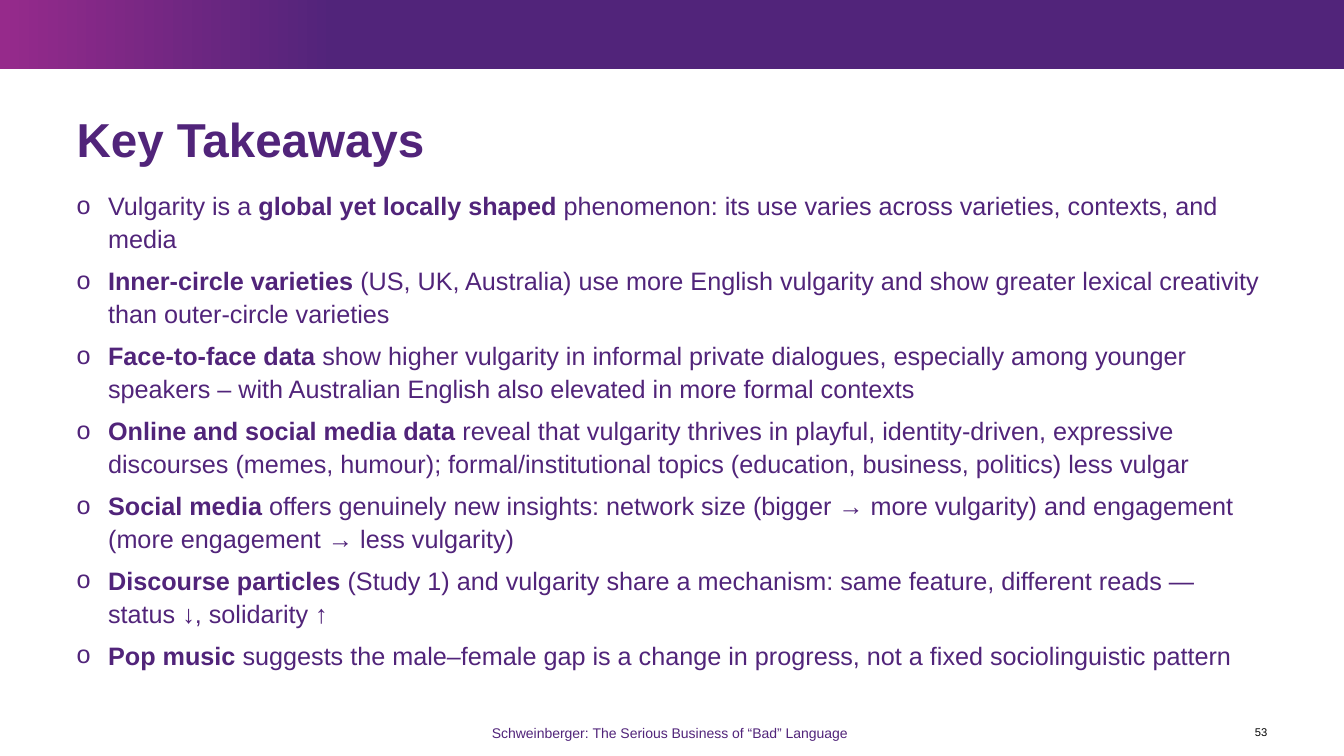
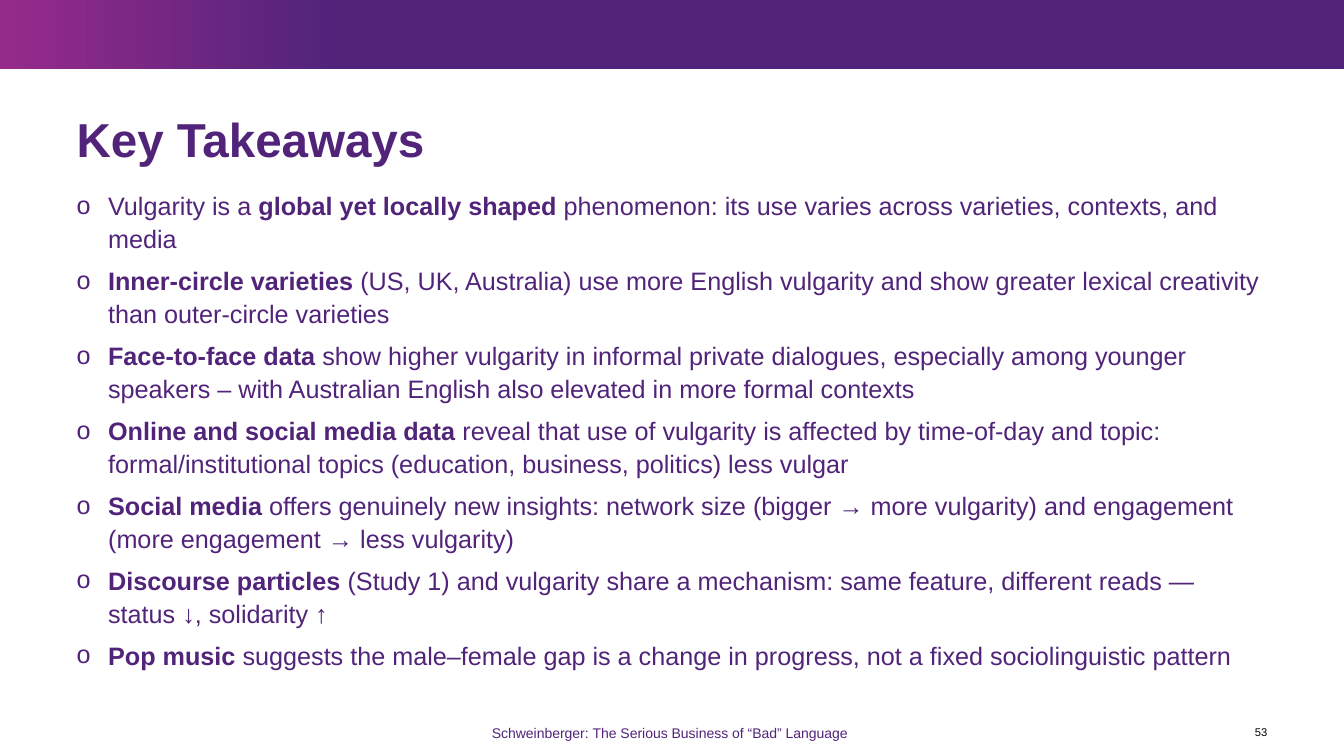
Before and after one commit to MartinSchweinberger/MartinSchweinberger.github.io, a slide deck: slide 53 of docs/resources/UniM_Schweinberger_SeriousBusiness.pptx. Drawn at 1344x756 pixels with LibreOffice and Linux fonts; fonts in the diff are those of the drawing; background and template pictures are left out. Boxes give left, top, right and bottom in pixels: in the first picture for what was removed or moved away, otherwise in the second. Text is boxed around its words. In the diff, an @@ line names an element or a change of style, - is before the commit and + after.

```diff
--- a/docs/resources/UniM_Schweinberger_SeriousBusiness.pptx
+++ b/docs/resources/UniM_Schweinberger_SeriousBusiness.pptx
@@ text at <box>108,421,1160,479</box>: text changed @@
-o Online and social media data reveal that vulgarity thrives in playful, identity-driven, expressive discourses (memes, humour); formal/institutional topics (education, business, politics) less vulgar
+o Online and social media data reveal that use of vulgarity is affected by time-of-day and topic: formal/institutional topics (education, business, politics) less vulgar
```
Also in this commit, not shown: 7 other slides changed, 6 other files.
